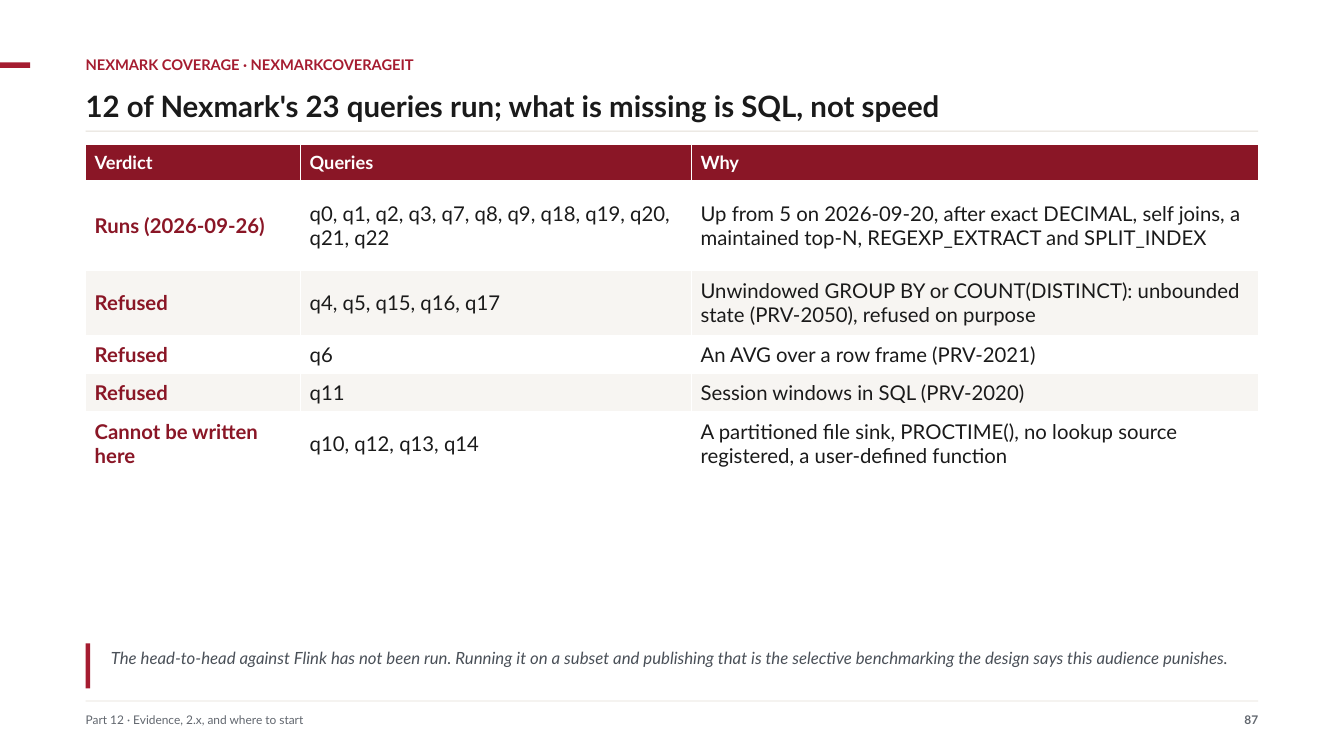
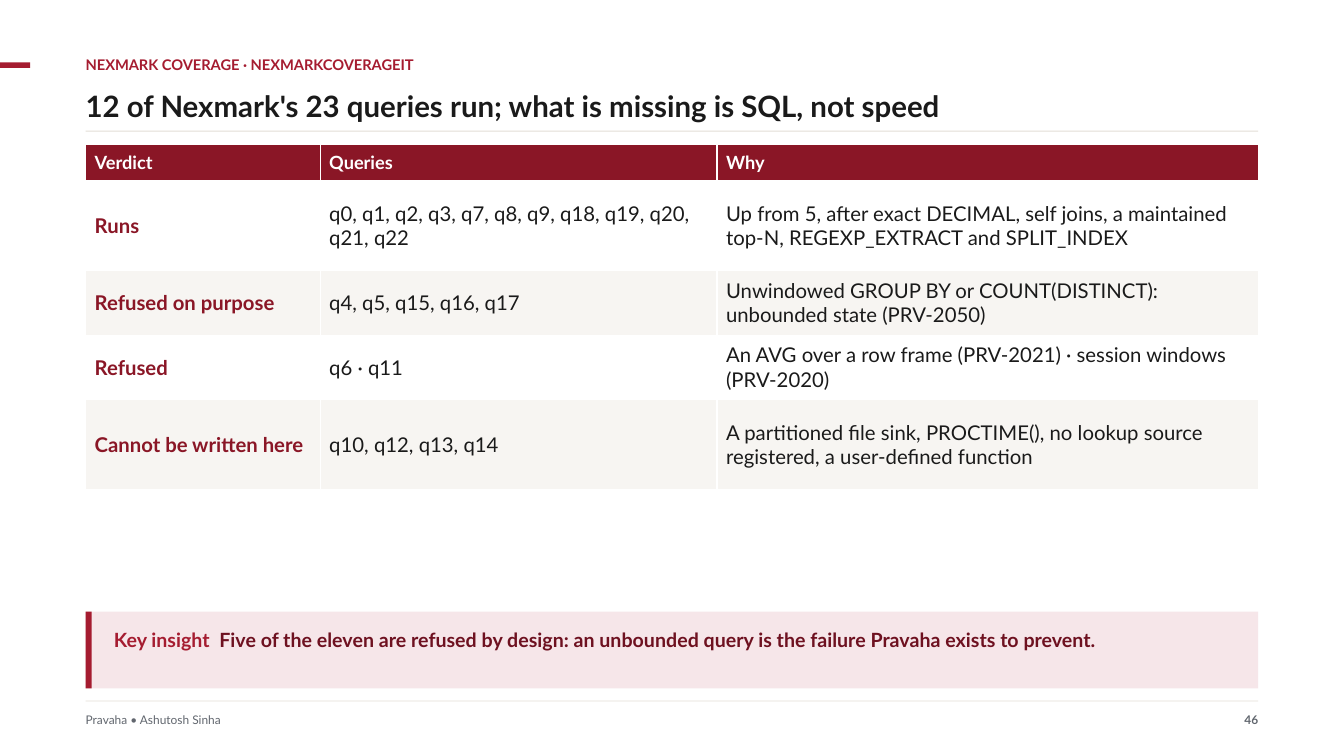
Before and after one commit to ajsinha/pravaha, a slide deck: slide 46 of docs/publications/Pravaha-Continuous-SQL-Engine-Design-and-Evidence.pptx (slide 87 before the commit). Drawn at 1344x756 pixels with LibreOffice and Linux fonts; fonts in the diff are those of the drawing. Boxes give left, top, right and bottom in pixels: in the first picture for what was removed or moved away, otherwise in the second. Text is boxed around its words. In the diff, an @@ line names an element or a change of style, - is before the commit and + after.

```diff
--- a/docs/publications/Pravaha-Continuous-SQL-Engine-Design-and-Evidence.pptx
+++ b/docs/publications/Pravaha-Continuous-SQL-Engine-Design-and-Evidence.pptx
@@ table at bbox=[86, 145, 1259, 491] @@
-row 2: Runs (2026-09-26) | q0, q1, q2, q3, q7, q8, q9, q18, q19, q20, q21, q22 | Up from 5 on 2026-09-20, after exact DECIMAL, self joins, a maintained top-N, REGEXP_EXTRACT and SPLIT_INDEX
-row 3: Refused | q4, q5, q15, q16, q17 | Unwindowed GROUP BY or COUNT(DISTINCT): unbounded state (PRV-2050), refused on purpose
-row 4: Refused | q6 | An AVG over a row frame (PRV-2021)
-row 5: Refused | q11 | Session windows in SQL (PRV-2020)
+row 2: Runs | q0, q1, q2, q3, q7, q8, q9, q18, q19, q20, q21, q22 | Up from 5, after exact DECIMAL, self joins, a maintained top-N, REGEXP_EXTRACT and SPLIT_INDEX
+row 3: Refused on purpose | q4, q5, q15, q16, q17 | Unwindowed GROUP BY or COUNT(DISTINCT): unbounded state (PRV-2050)
+row 4: Refused | q6 · q11 | An AVG over a row frame (PRV-2021) · session windows (PRV-2020)
@@ rectangle: place and size @@
-rectangle at bbox=[86, 643, 90, 689]
+rectangle at bbox=[86, 612, 92, 689]
@@ rectangle added at bbox=[86, 612, 1258, 689], fill #F6E6E9 @@
@@ text removed at bbox=[111, 651, 1228, 667] @@
-The head-to-head against Flink has not been run. Running it on a subset and publishing that is the selective benchmarking the design says this audience punishes.
@@ text added at bbox=[114, 632, 1096, 651], 14 pt, text #6E1120, bold @@
+Key insight Five of the eleven are refused by design: an unbounded query is the failure Pravaha exists to prevent.
@@ text at bbox=[86, 715, 220, 724]: text changed @@
-Part 12 · Evidence, 2.x, and where to start
+Pravaha • Ashutosh Sinha
@@ text at bbox=[1244, 715, 1258, 724]: text changed @@
-87
+46
```
Also in this commit, not shown: 17 other slides changed, 38 slides added, 81 slides removed, 11 other files.
